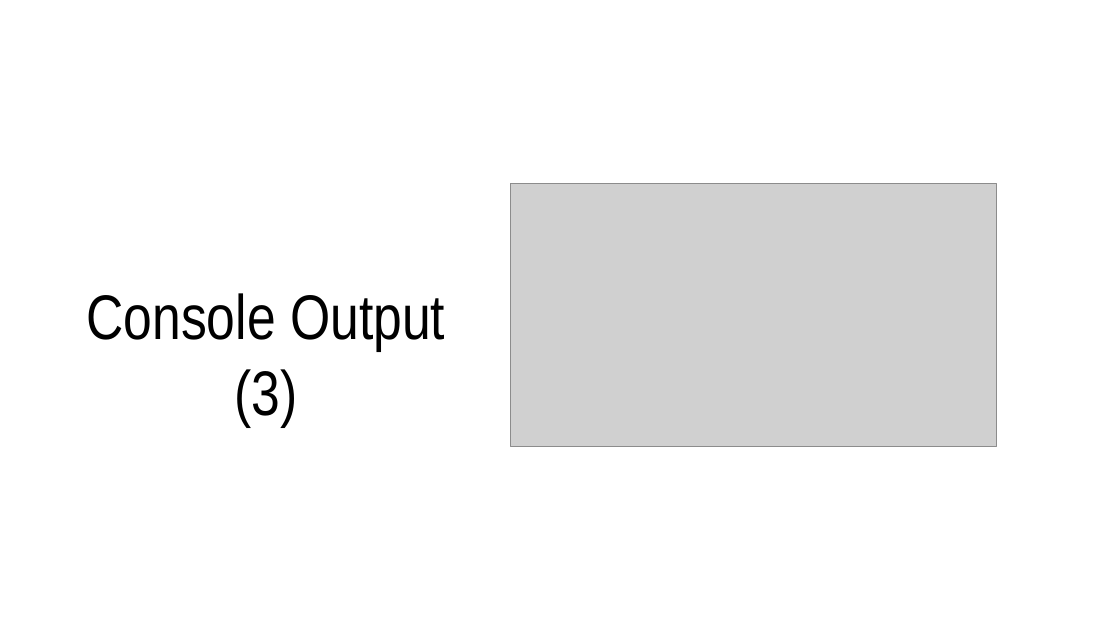
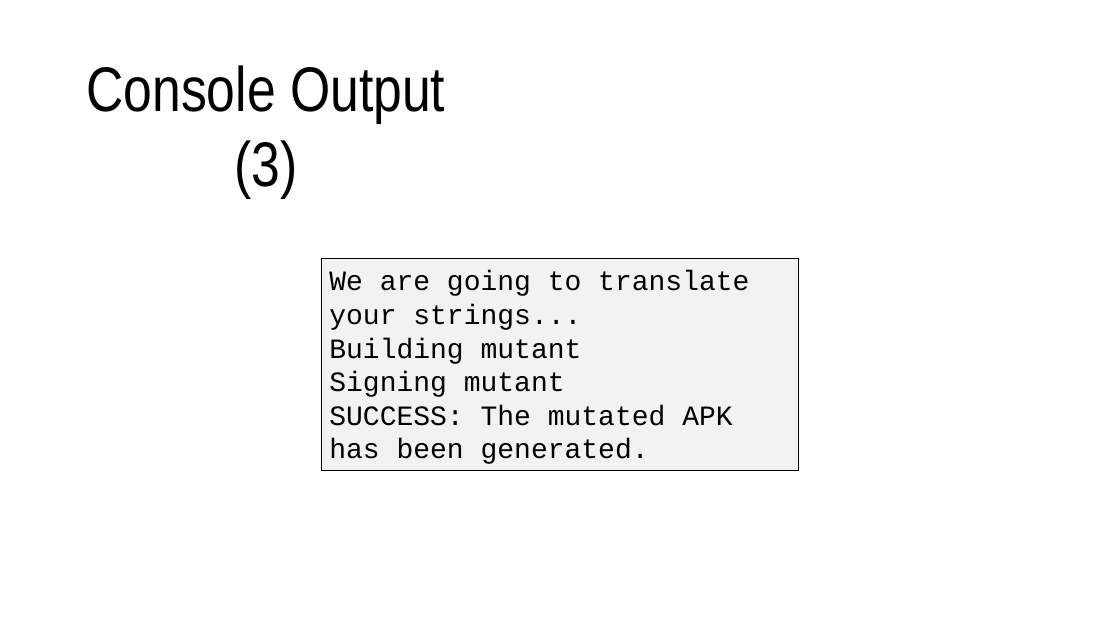
Before and after one commit to TheSoftwareDesignLab/ITDroid, a slide deck: slide 22 of resources/ToolDemo.pptx (slide 13 before the commit). Drawn at 1120x630 pixels with LibreOffice and Linux fonts; fonts in the diff are those of the drawing; grey boxes stand for pictures. Boxes give left, top, right and bottom in pixels: in the first picture for what was removed or moved away, otherwise in the second. Text is boxed around its words. In the diff, an @@ line names an element or a change of style, - is before the commit and + after.

```diff
--- a/resources/ToolDemo.pptx
+++ b/resources/ToolDemo.pptx
@@ text "Console Output (3)": place and size @@
-text "Console Output (3)" at (86, 293, 445, 426)
+text "Console Output (3)" at (86, 65, 445, 198)
@@ picture removed at (511, 183, 996, 447) @@
@@ rectangle added at (321, 259, 799, 471), fill #F2F2F2, outline #000000 0.75 pt, 24 pt, text #000000 @@
+We are going to translate your strings...
+Building mutant
+Signing mutant
+SUCCESS: The mutated APK has been generated.
```
Also in this commit, not shown: 7 other slides changed, 16 slides added, 14 slides removed, 1 other file.
